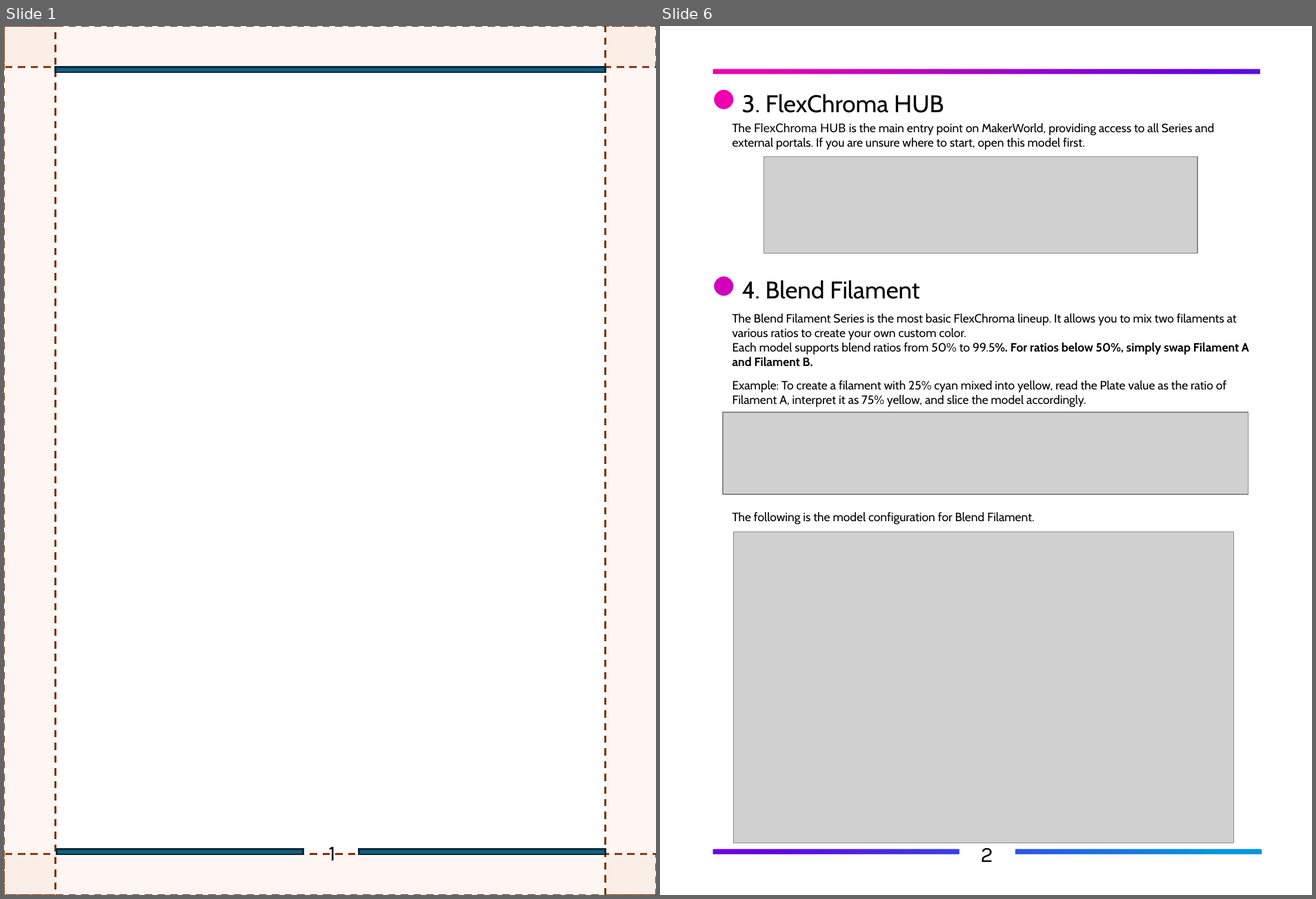
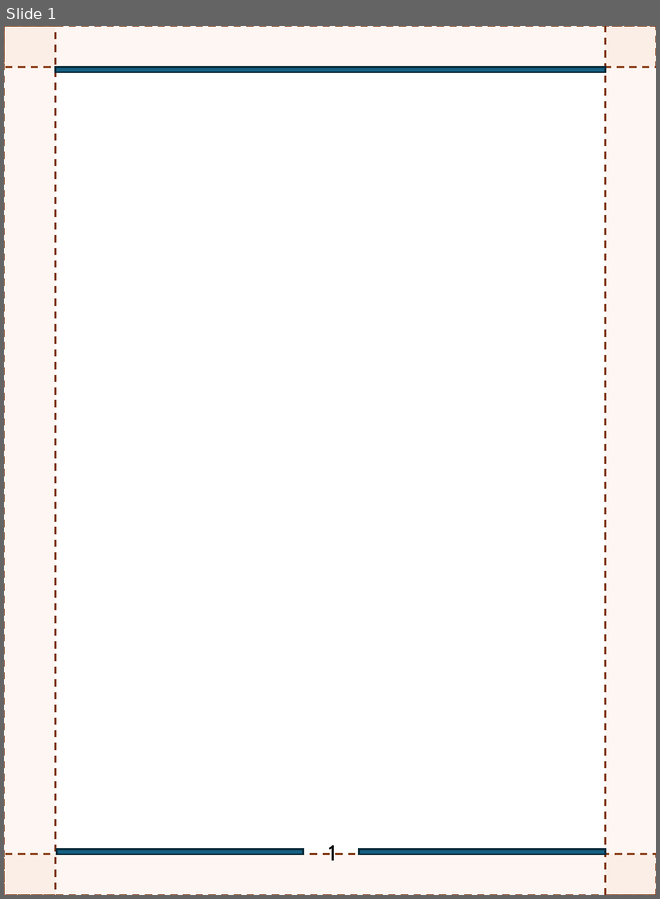
Before and after one commit to FlexChromaHQ/FlexChroma, a slide deck: Documents/Original/FlexChroam_Brim_Information_Guide-EN.pptx. Shown side by side, each under a label of ours: slides 1 and 6 before the commit, slide 1 after it; the slides between them are not shown. The pictures are 1316x899 and 660x899 pixels, drawn with LibreOffice and Linux fonts; fonts in the diff are those of the drawing; grey boxes stand for pictures. Boxes give left, top, right and bottom in pixels: in the first picture for what was removed or moved away, otherwise in the second. Text is boxed around its words. In the diff, an @@ line names an element or a change of style, - is before the commit and + after.

```diff
--- a/Documents/Original/FlexChroam_Brim_Information_Guide-EN.pptx
+++ b/Documents/Original/FlexChroam_Brim_Information_Guide-EN.pptx
@@ slide 6 removed at [660,26,1312,895], background #FFFFFF @@
@@ freeform shape removed at [660,26,1312,895] @@
@@ rectangle removed at [663,30,1309,891] @@
@@ text removed at [742,94,944,113] @@
-3. FlexChroma HUB
@@ text removed at [732,123,1214,150] @@
-The FlexChroma HUB is the main entry point on MakerWorld, providing access to all Series and external portals. If you are unsure where to start, open this model first.
@@ picture removed at [763,156,1198,253] @@
@@ text removed at [742,280,919,299] @@
-4. Blend Filament
@@ text removed at [732,314,1249,408] @@
-The Blend Filament Series is the most basic FlexChroma lineup. It allows you to mix two filaments at various ratios to create your own custom color.
-Each model supports blend ratios from 50% to 99.5%. For ratios below 50%, simply swap Filament A and Filament B.
-Example: To create a filament with 25% cyan mixed into yellow, read the Plate value as the ratio of Filament A, interpret it as 75% yellow, and slice the model accordingly.
@@ picture removed at [723,413,1249,495] @@
@@ text removed at [732,512,1034,525] @@
-The following is the model configuration for Blend Filament.
@@ picture removed at [733,532,1234,843] @@
@@ text removed at [981,843,993,862] @@
-2
@@ slide 1 changed as well @@
@@ text "1" at [328,846,336,861]: font Karla to Cabin @@
```
Also in this commit, not shown: 4 other slides changed, 6 slides added, 1 other slide removed, 2 other files.
